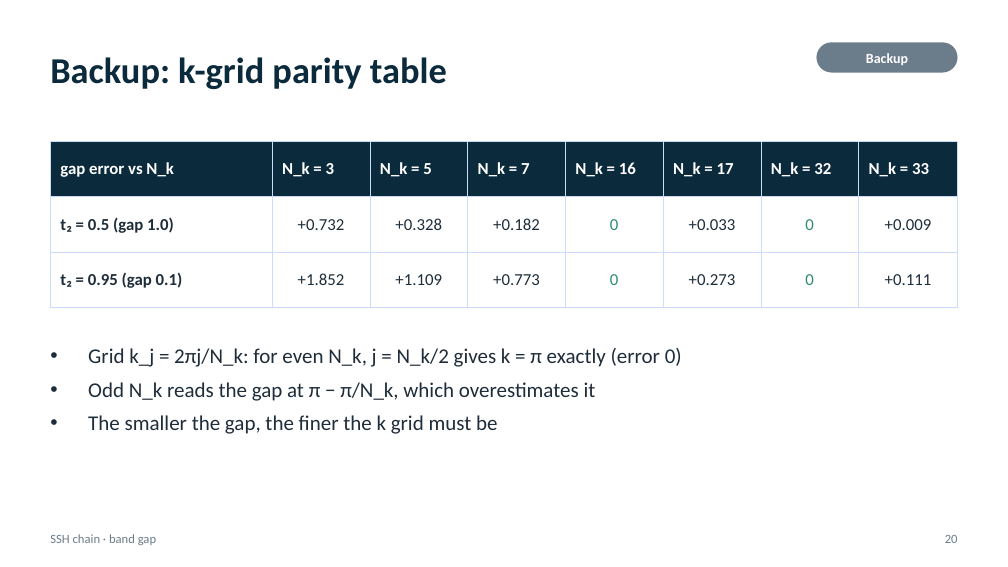
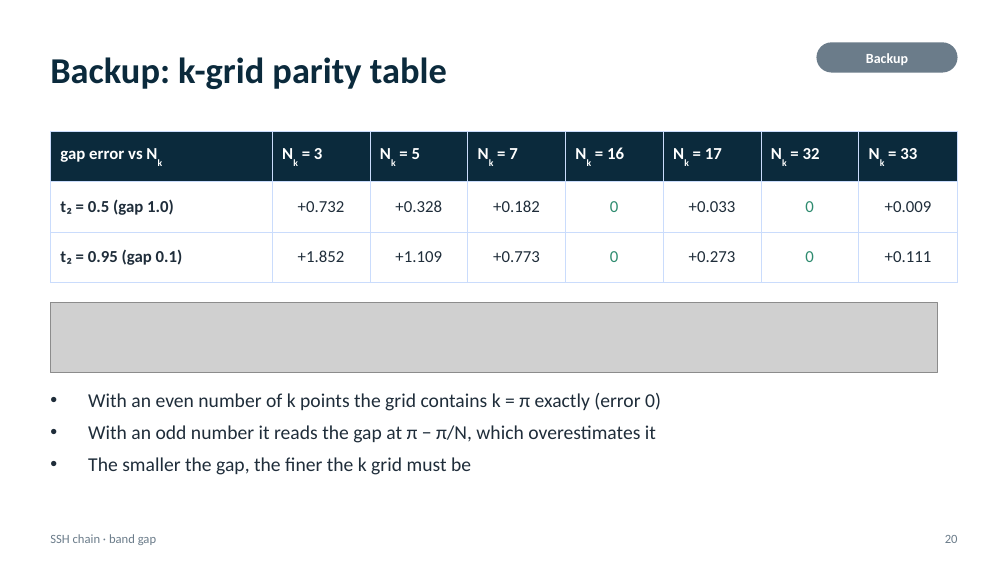
Before and after one commit to hyosan1423/computational-physics, a slide deck: slide 20 of midterm-tight-binding/slides/SSH_midterm_slides.pptx. Drawn at 1008x567 pixels with LibreOffice and Linux fonts; fonts in the diff are those of the drawing; grey boxes stand for pictures. Boxes give left, top, right and bottom in pixels: in the first picture for what was removed or moved away, otherwise in the second. Text is boxed around its words. In the diff, an @@ line names an element or a change of style, - is before the commit and + after.

```diff
--- a/midterm-tight-binding/slides/SSH_midterm_slides.pptx
+++ b/midterm-tight-binding/slides/SSH_midterm_slides.pptx
@@ table at <box>50,131,958,269</box> @@
-row 1: gap error vs N_k | N_k = 3 | N_k = 5 | N_k = 7 | N_k = 16 | N_k = 17 | N_k = 32 | N_k = 33
+row 1: gap error vs Nk | Nk = 3 | Nk = 5 | Nk = 7 | Nk = 16 | Nk = 17 | Nk = 32 | Nk = 33
@@ table: place and size @@
-table at <box>50,141,958,292</box>
+table at <box>50,131,958,269</box>
@@ picture added at <box>50,302,937,373</box> @@
@@ text "With an even number of ...": place and size @@
-text "With an even number of ..." at <box>88,348,682,434</box>
+text "With an even number of ..." at <box>88,393,661,475</box>
@@ text at <box>88,393,661,443</box>: text changed; size 15 to 14 pt @@
-• Grid k_j = 2πj/N_k: for even N_k, j = N_k/2 gives k = π exactly (error 0)
-• Odd N_k reads the gap at π − π/N_k, which overestimates it
+• With an even number of k points the grid contains k = π exactly (error 0)
+• With an odd number it reads the gap at π − π/N, which overestimates it
@@ text at <box>88,457,471,475</box>: size 15 to 14 pt in "The smaller the gap, the finer the ..." @@
```
Also in this commit, not shown: 12 other slides changed, 19 other files.
